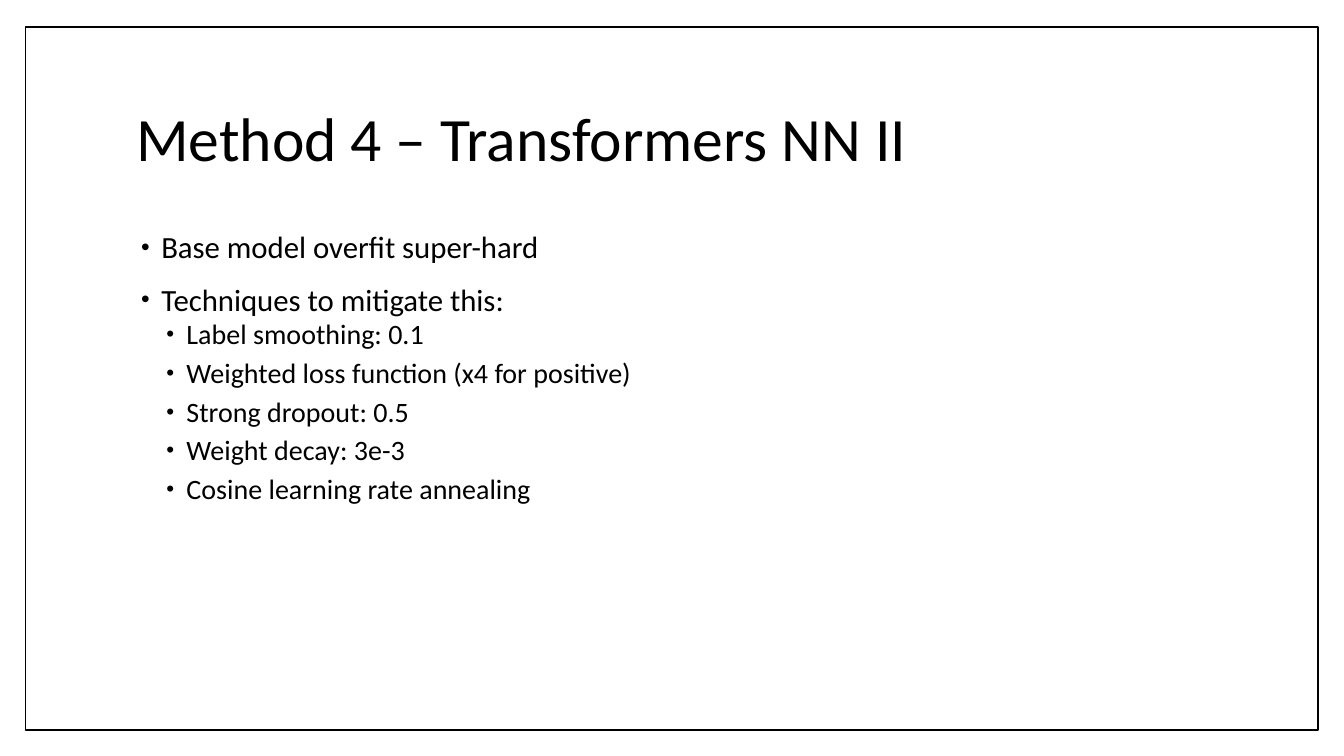
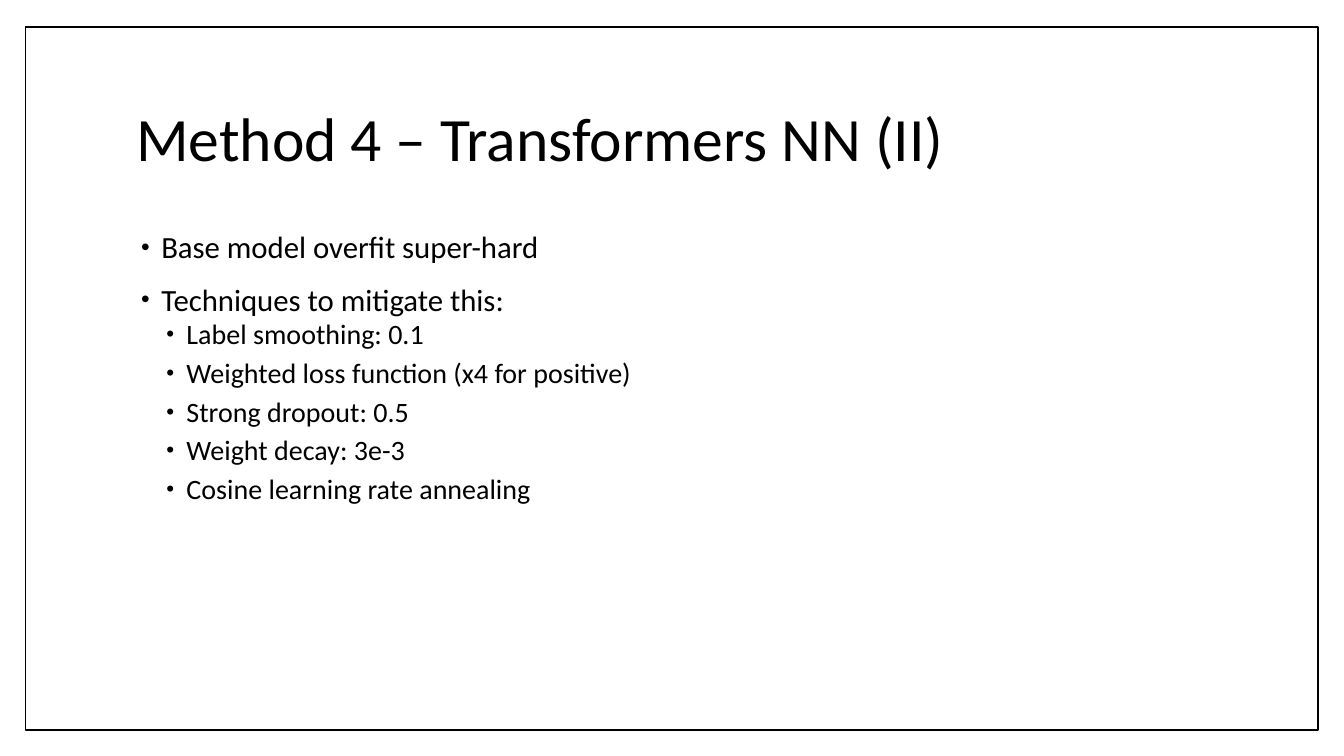
Before and after one commit to bl1zzardx/hivprogression, a slide deck: slide 11 of hivprogression/peer-seminar.pptx. Drawn at 1344x756 pixels with LibreOffice and Linux fonts; fonts in the diff are those of the drawing. Boxes give left, top, right and bottom in pixels: in the first picture for what was removed or moved away, otherwise in the second. Text is boxed around its words. In the diff, an @@ line names an element or a change of style, - is before the commit and + after.

```diff
--- a/hivprogression/peer-seminar.pptx
+++ b/hivprogression/peer-seminar.pptx
@@ title at [136, 116, 943, 170]: text changed @@
-Method 4 – Transformers NN II
+Method 4 – Transformers NN (II)
```
Also in this commit, not shown: 2 other slides changed.
